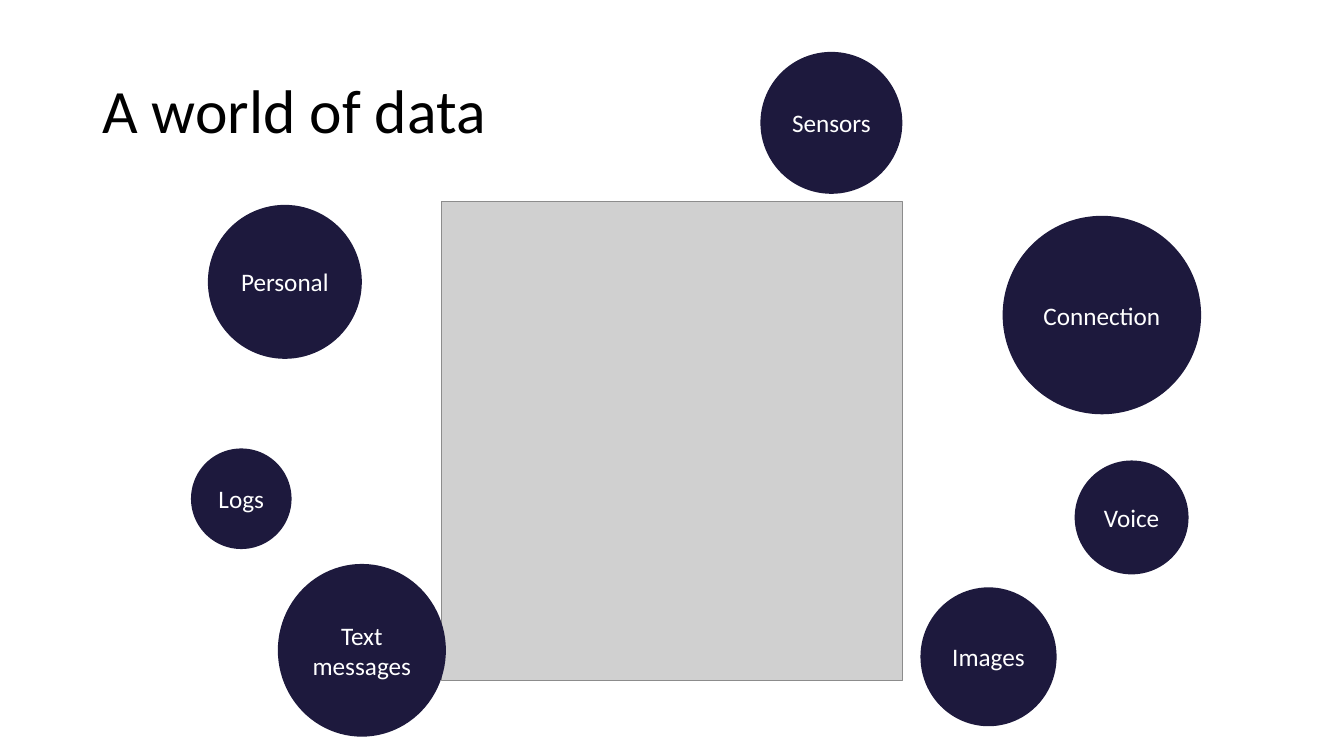
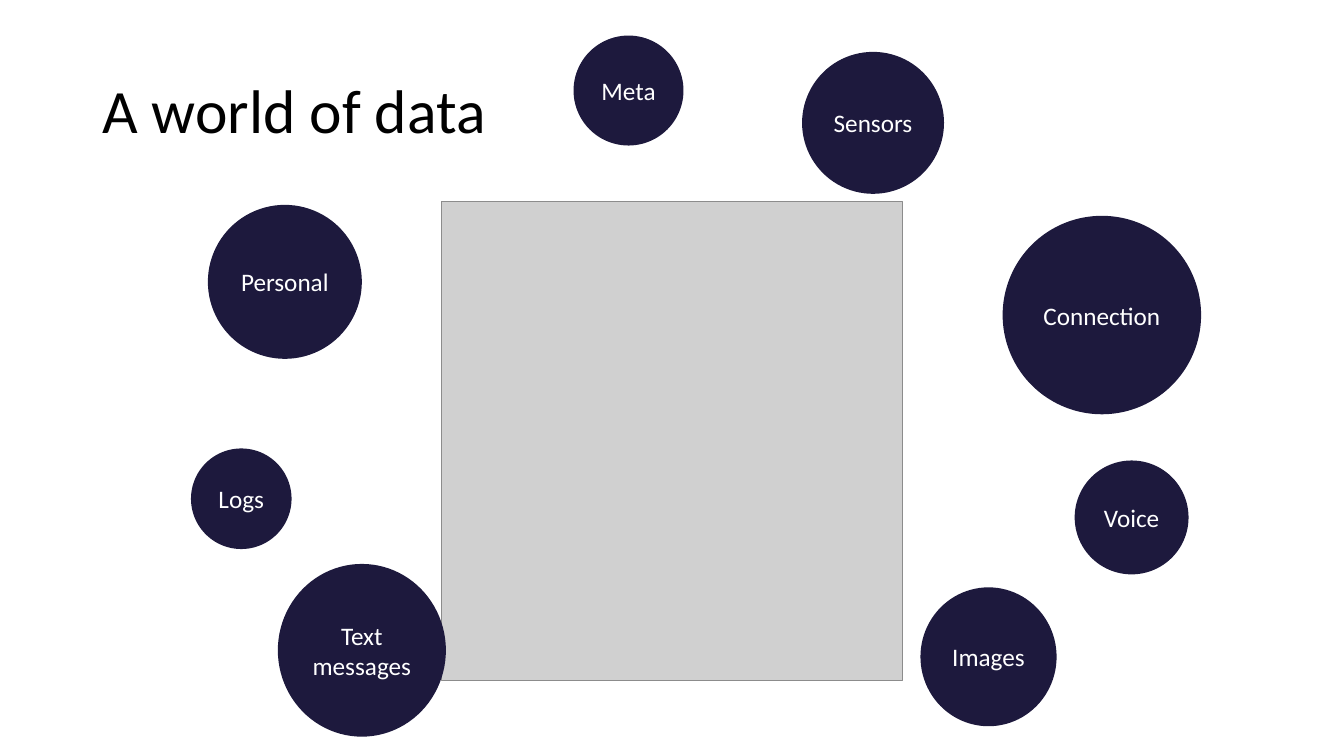
Before and after one commit to PRF-Development/DataAnalysisExtras, a slide deck: slide 2 of WhatIsDataAnalysis.pptx. Drawn at 1344x756 pixels with LibreOffice and Linux fonts; fonts in the diff are those of the drawing; grey boxes stand for pictures. Boxes give left, top, right and bottom in pixels: in the first picture for what was removed or moved away, otherwise in the second. Text is boxed around its words. In the diff, an @@ line names an element or a change of style, - is before the commit and + after.

```diff
--- a/WhatIsDataAnalysis.pptx
+++ b/WhatIsDataAnalysis.pptx
@@ ellipse added at (574, 35, 684, 145), fill #1D193D, 18 pt, text #FFFFFF @@
+Meta
@@ ellipse "Sensors": place and size @@
-ellipse "Sensors" at (760, 51, 902, 194)
+ellipse "Sensors" at (803, 51, 945, 194)
```
